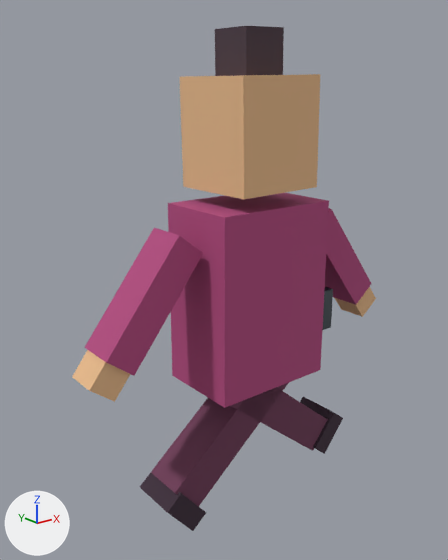
A saved change to the glTF model public/assets/actors/cotilla.gltf.
One viewpoint serves both versions: a camera (50 mm lens) standing at (-1.08, -1.242, 1.327) and looking at (-0.042, 0.054, 0.808). The lights are fixed; the arrows at lower left show +X, +Y and +Z. The picture after the commit comes second. Both versions are drawn at frame 4 of the action 'walk'; the numbers are the values there.

In view in the first picture: 'armLMesh', 'armRMesh', 'bun', 'handL', 'head', 'legLMesh', 'legRMesh', 'shoeL', 'shoeR', 'torso' and 2 more.
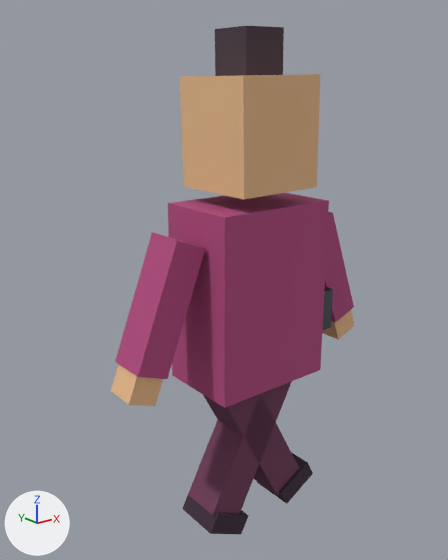
ob_arml is not drawn itself; it is the parent of ob_armlmesh, ob_handl.
ob_armr is not drawn itself; it is the parent of ob_armrmesh, ob_handr.
ob_legl is not drawn itself; it is the parent of ob_leglmesh, ob_shoel.
ob_legr is not drawn itself; it is the parent of ob_legrmesh, ob_shoer.

Diff of the bpy script that builds the scene:
```diff
--- a/public/assets/actors/cotilla.gltf.py
+++ b/public/assets/actors/cotilla.gltf.py
@@ ob_arml @@
 ob_arml.location = (-0.23, 0.0, 0.44)
-ob_arml.rotation_euler = (0.0, 0.665, 0.0)  # degrees (0, 38, 0)
+ob_arml.rotation_euler = (0.0, 0.369, 0.0)  # degrees (0, 21, 0)
@@ ob_armr @@
 ob_armr.location = (0.23, 0.0, 0.44)
-ob_armr.rotation_euler = (0.0, -0.665, 0.0)  # degrees (0, -38, 0)
+ob_armr.rotation_euler = (0.0, -0.369, 0.0)  # degrees (0, -21, 0)
@@ ob_legl @@
 ob_legl.location = (-0.09, 0.0, 0.02)
-ob_legl.rotation_euler = (0.0, -0.887, 0.0)  # degrees (0, -51, 0)
+ob_legl.rotation_euler = (0.0, -0.492, 0.0)  # degrees (0, -28, 0)
@@ ob_legr @@
 ob_legr.location = (0.09, 0.0, 0.02)
-ob_legr.rotation_euler = (0.0, 0.887, 0.0)  # degrees (0, 51, 0)
+ob_legr.rotation_euler = (0.0, 0.492, 0.0)  # degrees (0, 28, 0)
```

Where the change shows, as pixel boxes [x1, y1, x2, y2] in the pictures (448 x 560 px):
'armLMesh', turned
    before: [85, 228, 203, 376]
    after: [115, 232, 206, 379]
'legRMesh', turned
    before: [151, 383, 288, 506]
    after: [188, 381, 292, 515]
'legLMesh', turned
    before: [230, 388, 328, 451]
    after: [203, 394, 299, 496]
'armRMesh', turned
    before: [325, 208, 371, 305]
    after: [325, 212, 354, 323]
'handL', turned
    before: [72, 350, 130, 402]
    after: [111, 364, 163, 406]
'shoeR', turned
    before: [140, 473, 206, 531]
    after: [182, 490, 249, 534]
'shoeL', turned
    before: [300, 397, 343, 454]
    after: [257, 452, 313, 504]
'handR', turned
    before: [335, 287, 376, 317]
    after: [322, 310, 355, 340]
